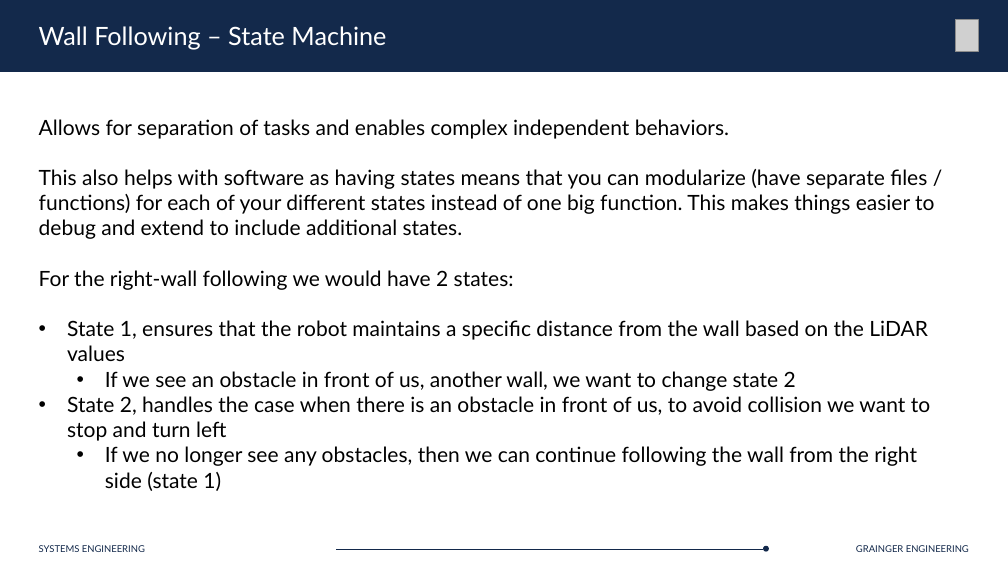
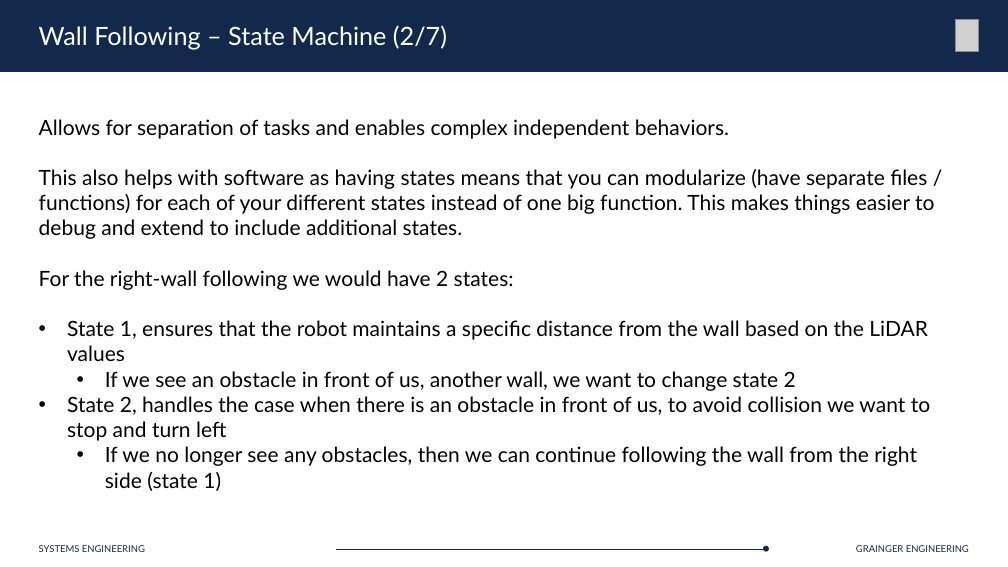
Before and after one commit to Marius-Juston/SE-423---Class-Material, a slide deck: slide 36 of Lectures/Slides/L14.pptx. Drawn at 1008x567 pixels with LibreOffice and Linux fonts; fonts in the diff are those of the drawing; grey boxes stand for pictures. Boxes give left, top, right and bottom in pixels: in the first picture for what was removed or moved away, otherwise in the second. Text is boxed around its words. In the diff, an @@ line names an element or a change of style, - is before the commit and + after.

```diff
--- a/Lectures/Slides/L14.pptx
+++ b/Lectures/Slides/L14.pptx
@@ title at (x1=39, y1=25, x2=447, y2=50): text changed @@
-Wall Following – State Machine
+Wall Following – State Machine (2/7)
```
Also in this commit, not shown: 37 other slides changed, 19 other files.
